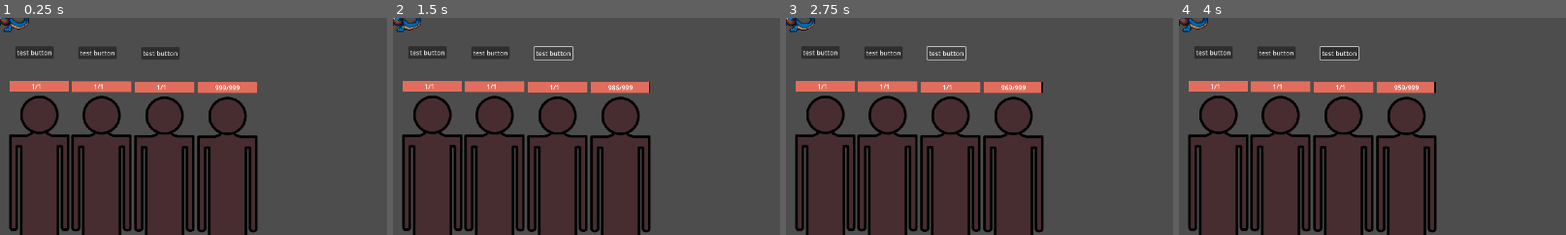
Above: before the commit, frames 1-4 (left to right).
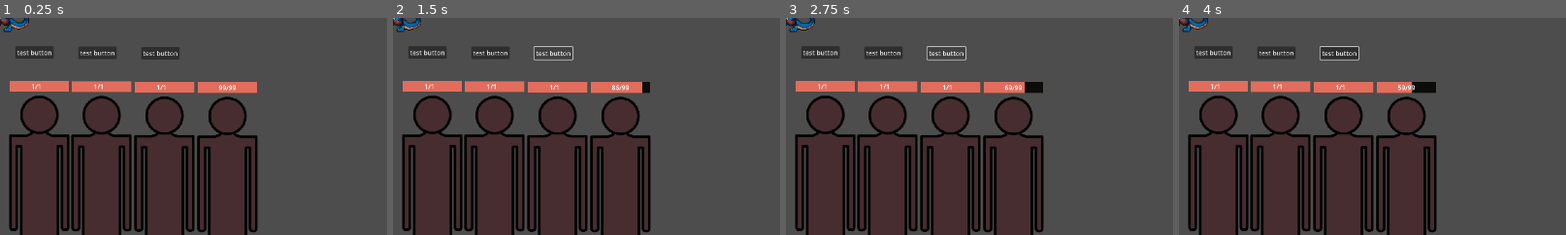
Above: after the commit, the same moments.

Repository: ShongoWL/Tavern-Keeper-Jam
Game: Godot game, scene res://Scene/BattleManager.tscn
Two runs of this game, one before a commit and one after it. Both use one fixed random seed, a clock stepped at 60 frames per second and the inputs below.
Inputs (mouse positions are % of the whole screen's width and height, from its top left):
- Up to frame 1 (0.25 s): no input
- Up to frame 2 (1.5 s): click "test button" at 0.5 s; click "test button" at 1.25 s
- Up to frame 3 (2.75 s): click "test button" at 2 s
- Up to frame 4 (4 s): tap Enter at 2.75 s; move the mouse to (72, 45) at 2.77 s; click (72, 45) at 2.85 s; drag from (30, 55) to (45, 70) at 3.52 s
The pictures show only the part of the screen within x 0-50%, y 0-50%; the shares and areas given below are measured in that part.

The runs differ from the first frame. In frame 1, less than 0.1% of the frame differs, in the area x 55-62%, y 30-34%; in frame 2, 0.1%; in frame 3, 0.3%; in frame 4, 0.3%, in the area x 55-66%, y 29-35%.

Commit message:
Something Weird Happening

Diff:
--- a/Resources/Heroes/Hero1.tres
+++ b/Resources/Heroes/Hero1.tres
@@ -12,7 +12,7 @@
 critModifier = 2
 ability = ExtResource("1_dy2nl")
 passive = ExtResource("2_6pend")
-maxHp = 999
+maxHp = 99
 damage = 4
 attackCooldown = 2.0
 charName = "Hero1"
--- a/Resources/Heroes/Hero2.tres
+++ b/Resources/Heroes/Hero2.tres
@@ -14,6 +14,7 @@
 critChance = 0
 energyRegen = 0
 energyLevel = 0.0
+critModifier = 2
 ability = ExtResource("1_npkbl")
 passive = SubResource("Resource_d5kvc")
 maxHp = 1
--- a/Resources/Heroes/Hero3.tres
+++ b/Resources/Heroes/Hero3.tres
@@ -14,6 +14,7 @@
 critChance = 0
 energyRegen = 0
 energyLevel = 0.0
+critModifier = 2
 ability = ExtResource("1_5g3dg")
 passive = SubResource("Resource_vca1o")
 maxHp = 1
--- a/Resources/Heroes/Hero4.tres
+++ b/Resources/Heroes/Hero4.tres
@@ -14,6 +14,7 @@
 critChance = 0
 energyRegen = 0
 energyLevel = 0.0
+critModifier = 2
 ability = ExtResource("1_rfblt")
 passive = SubResource("Resource_l0muq")
 maxHp = 1
--- a/Resources/baseHero.tres
+++ b/Resources/baseHero.tres
@@ -9,6 +9,7 @@
 critChance = 0
 energyRegen = 5
 energyLevel = 0.0
+critModifier = 2
 ability = ExtResource("1_bm5bo")
 maxHp = 10
 damage = 0
